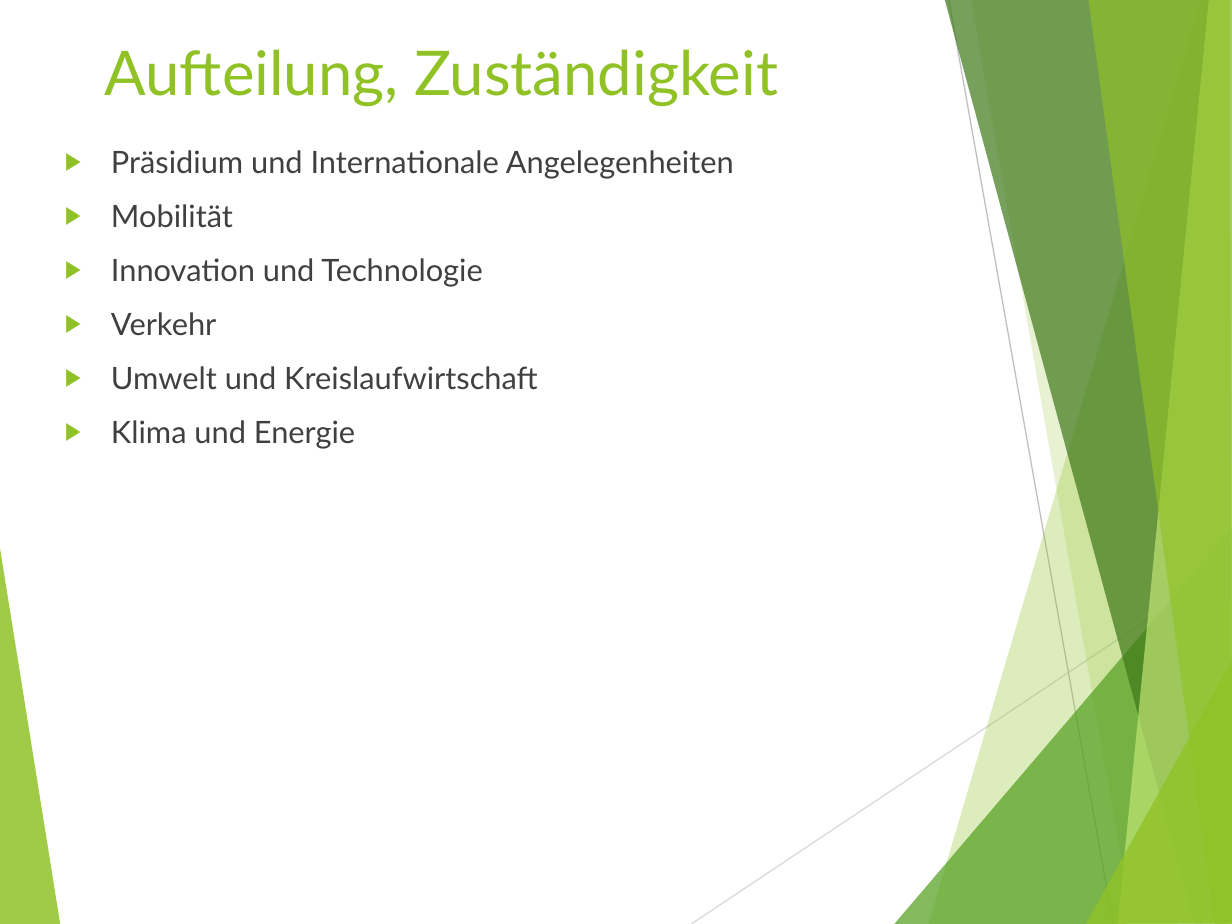
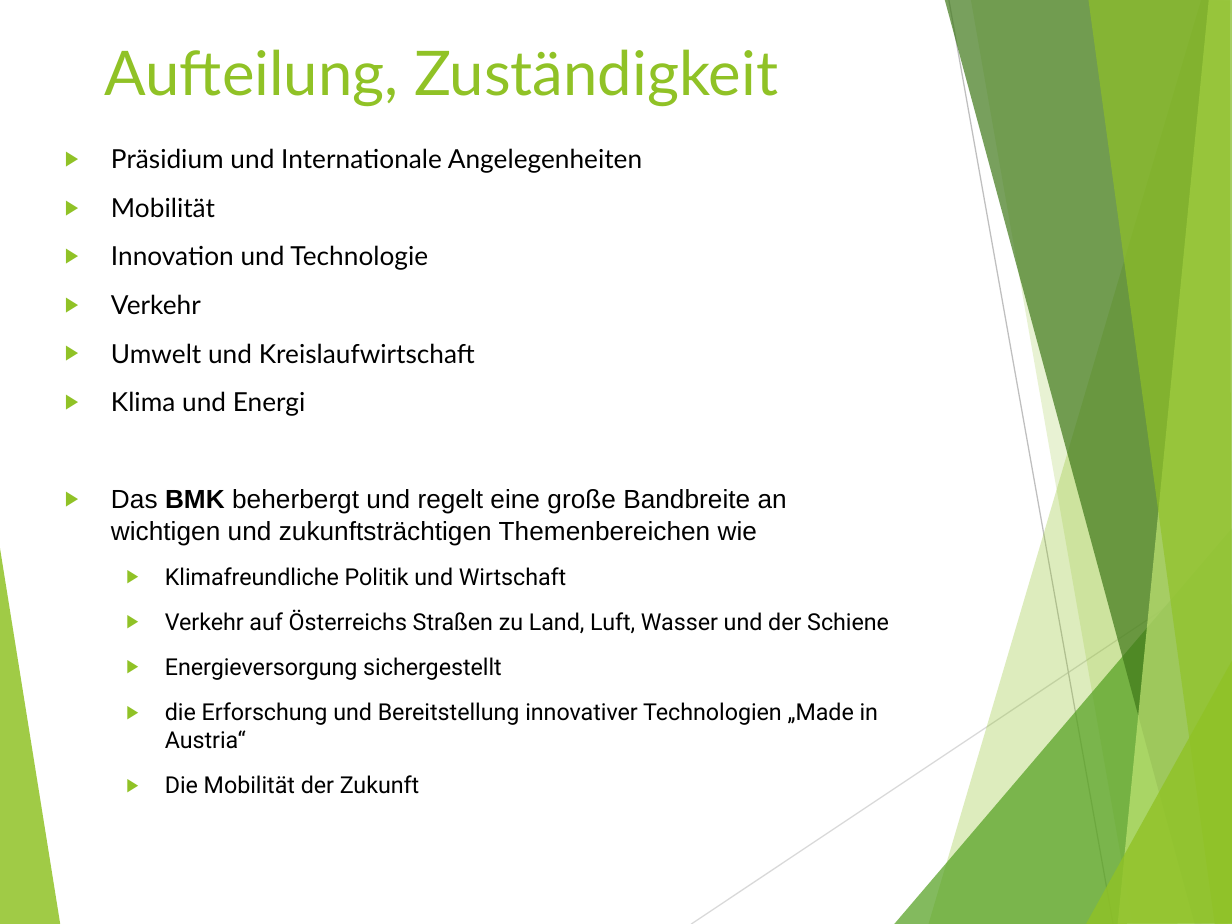
Before and after one commit to AndreasRanzmaier/BS3repo, a slide deck: slide 2 of PB/Projektarbeit Bundesregierung 2022/Arbeitsauftrag, Vorlagen/3.11_Vorlage Präsentation Bundesministerien.pptx. Drawn at 1232x924 pixels with LibreOffice and Linux fonts; fonts in the diff are those of the drawing. Boxes give left, top, right and bottom in pixels: in the first picture for what was removed or moved away, otherwise in the second. Text is boxed around its words. In the diff, an @@ line names an element or a change of style, - is before the commit and + after.

Commit message:
update PB

```diff
--- a/PB/Projektarbeit Bundesregierung 2022/Arbeitsauftrag, Vorlagen/3.11_Vorlage Präsentation Bundesministerien.pptx
+++ b/PB/Projektarbeit Bundesregierung 2022/Arbeitsauftrag, Vorlagen/3.11_Vorlage Präsentation Bundesministerien.pptx
@@ text at (111,148,642,364): size 18 to 15.3 pt, text colour #404040 to #000000 in "Präsidium und Internationale Angelegenheiten", "Mobilität", "Innovation und Technologie", "Verkehr" and 1 more places @@
@@ text at (111,391,889,749): text changed; size 18 to 13.6 pt; font Lato to Roboto; text colour #404040 to #000000 @@
-▶ Klima und Energie
+▶ Klima und Energi
+▶ Das BMK beherbergt und regelt eine große Bandbreite an wichtigen und zukunftsträchtigen Themenbereichen wie
+  ▶ Klimafreundliche Politik und Wirtschaft
+  ▶ Verkehr auf Österreichs Straßen zu Land, Luft, Wasser und der Schiene
+  ▶ Energieversorgung sichergestellt
+  ▶ die Erforschung und Bereitstellung innovativer Technologien „Made in Austria“
+  ▶ Die Mobilität der Zukunft
```
